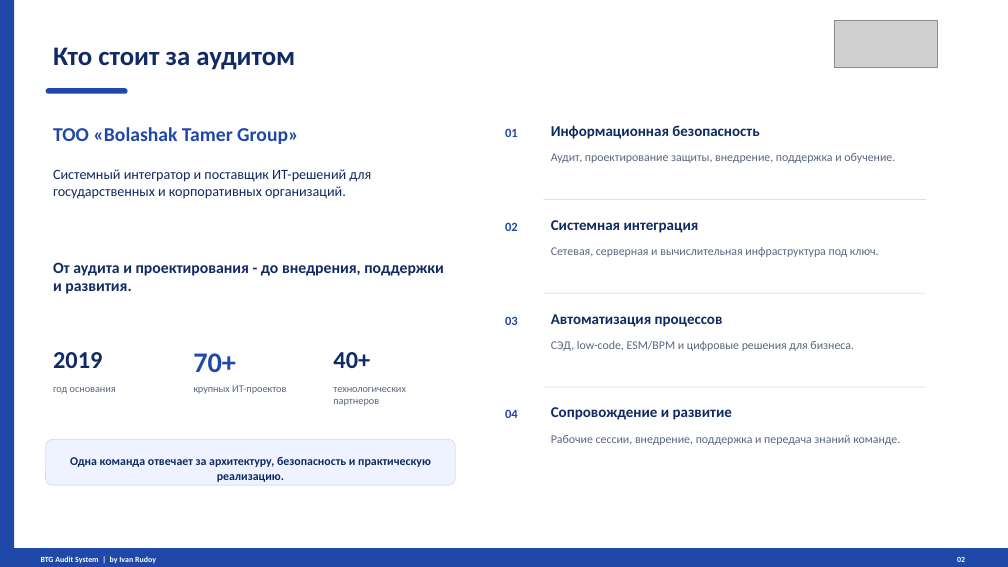
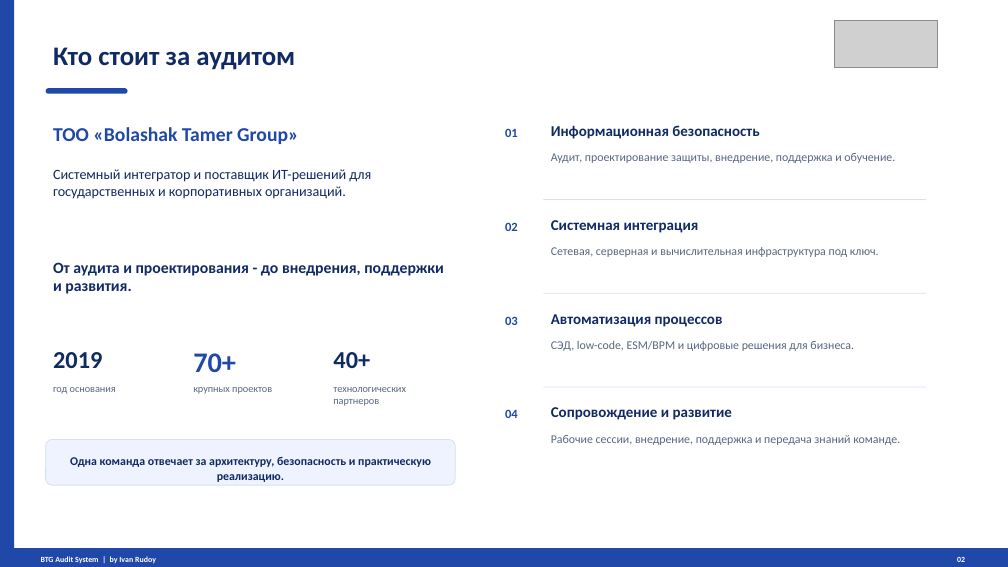
Before and after one commit to irudoy1982/Test, a slide deck: slide 2 of static/audit_presentation_btg.pptx. Drawn at 1008x567 pixels with LibreOffice and Linux fonts; fonts in the diff are those of the drawing; grey boxes stand for pictures. Boxes give left, top, right and bottom in pixels: in the first picture for what was removed or moved away, otherwise in the second. Text is boxed around its words. In the diff, an @@ line names an element or a change of style, - is before the commit and + after.

```diff
--- a/static/audit_presentation_btg.pptx
+++ b/static/audit_presentation_btg.pptx
@@ text at bbox=[193, 387, 272, 394]: text changed @@
-крупных ИТ-проектов
+крупных проектов
```
Also in this commit, not shown: 7 other files.
